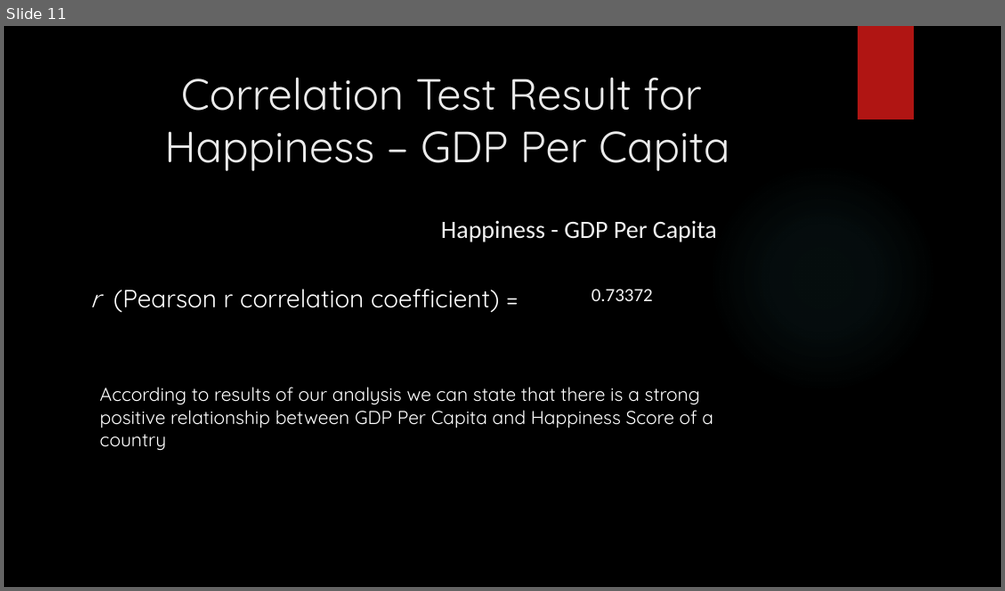
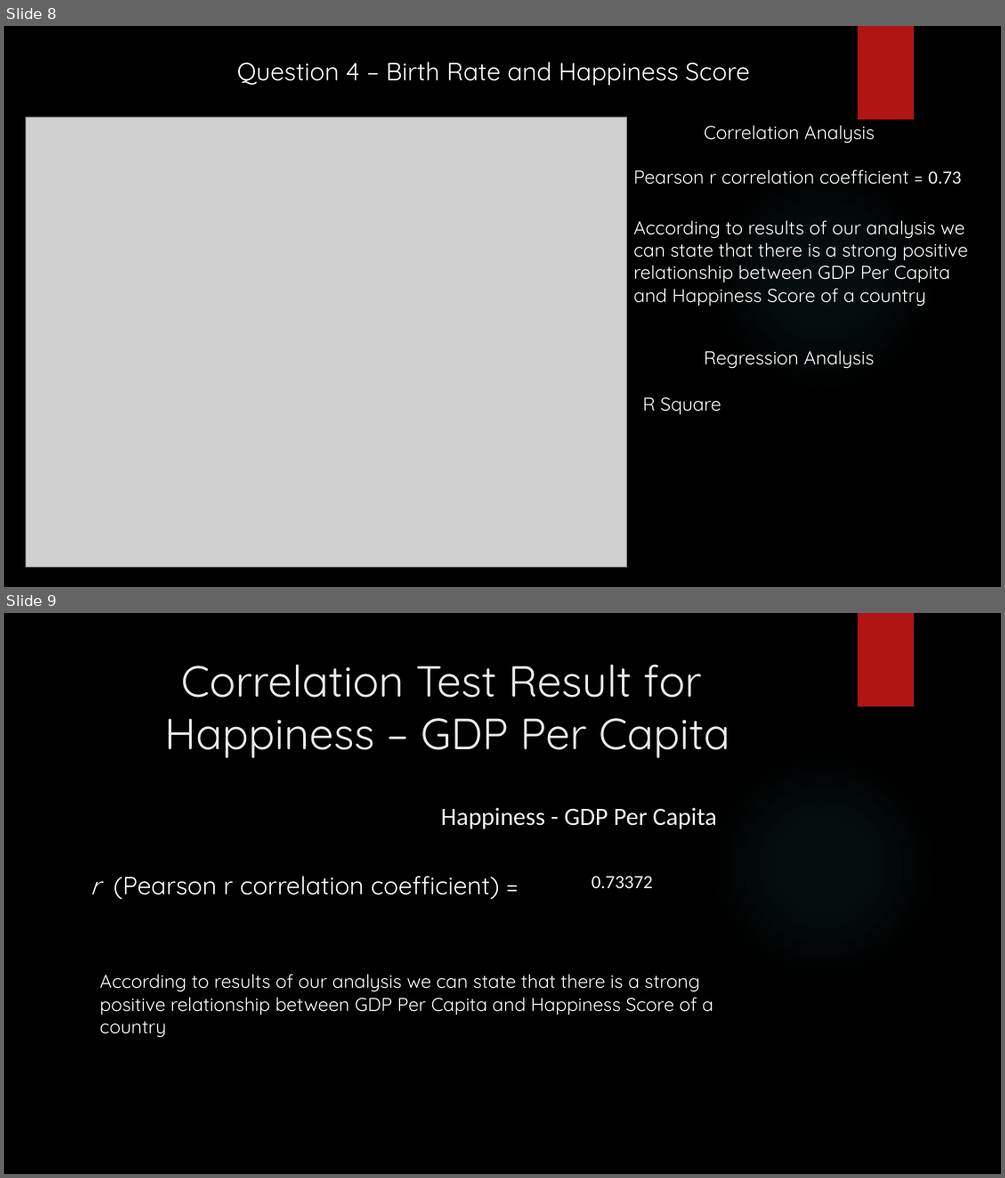
Before and after one commit to sinancengiz/World_Happiness, a slide deck: Project_1_Team_7_Presentation.pptx. Shown one above the other, each under a label of ours: slide 11 before the commit, slides 8 and 9 after it. The pictures are 1005x591 and 1005x1178 pixels, drawn with LibreOffice and Linux fonts; fonts in the diff are those of the drawing; grey boxes stand for pictures; background and template pictures are left out. Boxes give left, top, right and bottom in pixels: in the first picture for what was removed or moved away, otherwise in the second. Text is boxed around its words. In the diff, an @@ line names an element or a change of style, - is before the commit and + after.

Commit message:
corelation analysis reedited

```diff
--- a/Project_1_Team_7_Presentation.pptx
+++ b/Project_1_Team_7_Presentation.pptx
@@ slide 8 added at (x1=4, y1=26, x2=1001, y2=587), background picture (left out); not listed: 2 template elements that a slide beside it also shows @@
@@ text added at (x1=237, y1=62, x2=750, y2=86), 24 pt, text #FFFFFF @@
+Question 4 – Birth Rate and Happiness Score
@@ picture added at (x1=25, y1=117, x2=626, y2=566) @@
@@ text added at (x1=704, y1=125, x2=874, y2=143), 18 pt, text #FFFFFF @@
+Correlation Analysis
@@ text added at (x1=633, y1=169, x2=961, y2=184), 18 pt, text #FFFFFF @@
+Pearson r correlation coefficient = 0.73
@@ text added at (x1=633, y1=220, x2=968, y2=305), 18 pt, text #FFFFFF @@
+According to results of our analysis we can state that there is a strong positive relationship between GDP Per Capita and Happiness Score of a country
@@ text added at (x1=704, y1=350, x2=874, y2=369), 18 pt, text #FFFFFF @@
+Regression Analysis
@@ text added at (x1=643, y1=397, x2=720, y2=414), 18 pt, text #FFFFFF @@
+R Square
@@ what was slide 11 is now slide 9 @@
```
Also in this commit, not shown: 3 slides removed.
